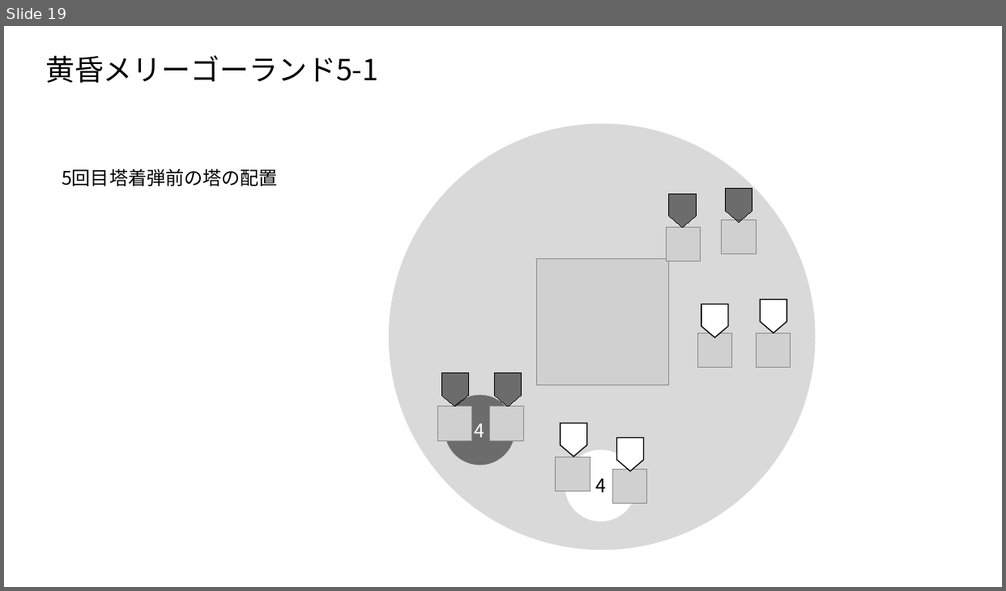
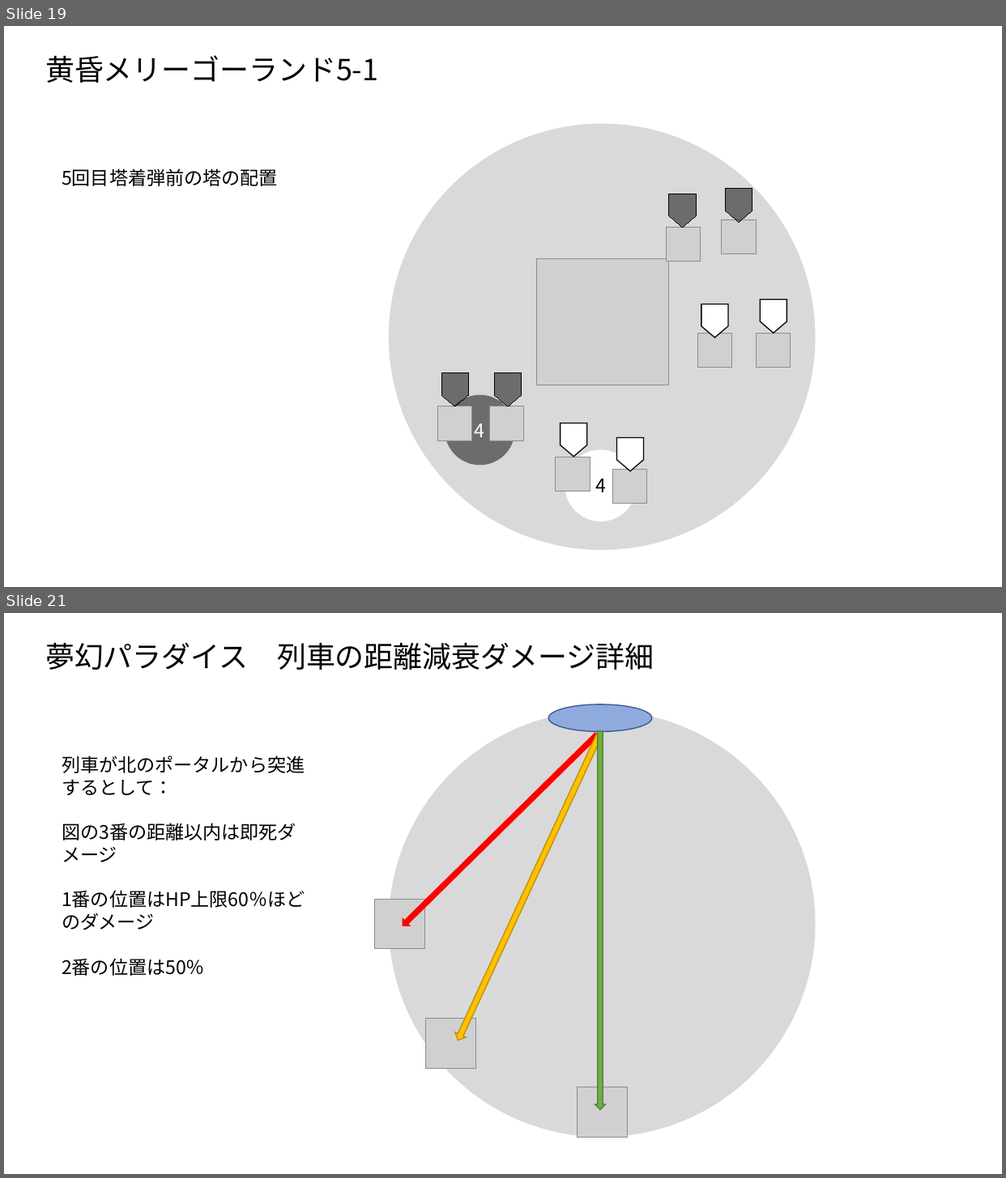
Before and after one commit to tufuchipaji/Tiera, a slide deck: 机制图示.pptx. Shown one above the other, each under a label of ours: slide 19 before the commit, slides 19 and 21 after it; the slides between them are not shown. The pictures are 1006x591 and 1006x1178 pixels, drawn with LibreOffice and Linux fonts; fonts in the diff are those of the drawing; grey boxes stand for pictures. Boxes give left, top, right and bottom in pixels: in the first picture for what was removed or moved away, otherwise in the second. Text is boxed around its words. In the diff, an @@ line names an element or a change of style, - is before the commit and + after.

```diff
--- a/机制图示.pptx
+++ b/机制图示.pptx
@@ slide 21 added at box(4, 613, 1002, 1174), background #FFFFFF @@
@@ title added at box(45, 642, 654, 670), 28 pt, text #000000 @@
+夢幻パラダイス 列車の距離減衰ダメージ詳細
@@ ellipse added at box(548, 705, 651, 731), fill #8FAADC, outline #325491 1 pt @@
@@ ellipse added at box(389, 710, 816, 1137), fill #D9D9D9 @@
@@ right arrow added at box(399, 731, 600, 930), fill #FF0000, outline #FF0000 1 pt @@
@@ right arrow added at box(453, 731, 605, 1043), fill #FFC000, outline #BD8E00 1 pt @@
@@ right arrow added at box(594, 731, 605, 1110), fill #70AD47, outline #538035 1 pt @@
@@ text added at box(62, 756, 305, 976), 18 pt, text #000000 @@
+列車が北のポータルから突進するとして：
+図の3番の距離以内は即死ダメージ
+1番の位置はHP上限60％ほどのダメージ
+2番の位置は50％
@@ picture added at box(374, 899, 424, 948) @@
@@ picture added at box(426, 1019, 476, 1068) @@
@@ picture added at box(577, 1088, 627, 1137) @@
```
Also in this commit, not shown: 6 other slides added, 1 other file.
